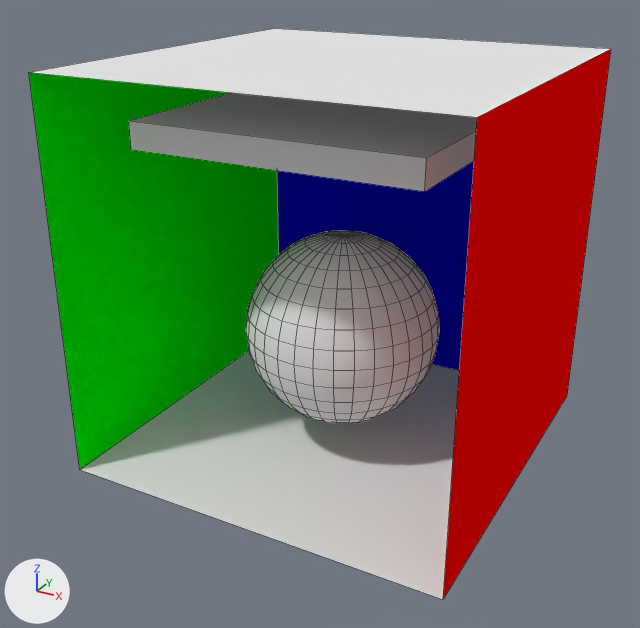
The Blender file res/sphere_box.blend: old version first, new version second.
Both versions are drawn from a 50 mm lens placed at (1.091, -2.121, 0.928), pointed at (0.023, -0.178, -0.044). Lighting does not change. The marker at lower left points along +X, +Y and +Z. Mesh edges are drawn as thin lines.

The older version as bpy lines, for what is in view:
```python
me_cube_001 = bpy.data.meshes.new('Cube.001')
me_cube_001.from_pydata(...)  # a box spanning x -1.0..1.0, y -1.0..1.0, z -1.0..1.0
me_cube_001.materials.append(mat_light)  # white #e7e7e7
me_cube_003 = bpy.data.meshes.new('Cube.003')
me_cube_003.from_pydata([(-1.0, -1.0, -1.0), (-1.0, -1.0, 1.0), (-1.0, 1.0, -1.0), (-1.0, 1.0, 1.0), (1.0, -1.0, -1.0), (1.0, -1.0, 1.0), (1.0, 1.0, -1.0), (1.0, 1.0, 1.0)], [], [(0, 2, 3, 1), (2, 6, 7, 3), (6, 4, 5, 7), (2, 0, 4, 6), (7, 5, 1, 3)])
for i in [1]: me_cube_003.polygons[i].material_index = 1
for i in [0]: me_cube_003.polygons[i].material_index = 2
for i in [2]: me_cube_003.polygons[i].material_index = 3
me_cube_003.materials.append(mat_white)  # white #e7e7e7
me_cube_003.materials.append(mat_blue)  # blue #0000ff
me_cube_003.materials.append(mat_green)  # green #00ff00
me_cube_003.materials.append(mat_red)  # red #ff0000
me_sphere = bpy.data.meshes.new('Sphere')
me_sphere.from_pydata(...)  # a UV sphere (32 segments, 16 rings, poles along z) spanning x -1.0..1.0, y -1.0..1.0, z -1.0..1.0
me_sphere.polygons.foreach_set('use_smooth', [True] * 512)
me_sphere.materials.append(mat_white_001)  # white #e7e7e7
ob_cube = bpy.data.objects.new('Cube', me_cube_003)
ob_cube.location = (0.0, 0.0, 0.048)
ob_cube.scale = (0.558, 0.558, 0.558)
ob_cube_001 = bpy.data.objects.new('Cube.001', me_cube_001)
ob_cube_001.location = (0.0, 0.0, 0.442)
ob_cube_001.scale = (0.4, 0.4, 0.0364)
ob_sphere = bpy.data.objects.new('Sphere', me_sphere)
ob_sphere.location = (0.0, 0.0, -0.159)
ob_sphere.scale = (0.284, 0.284, 0.284)
```
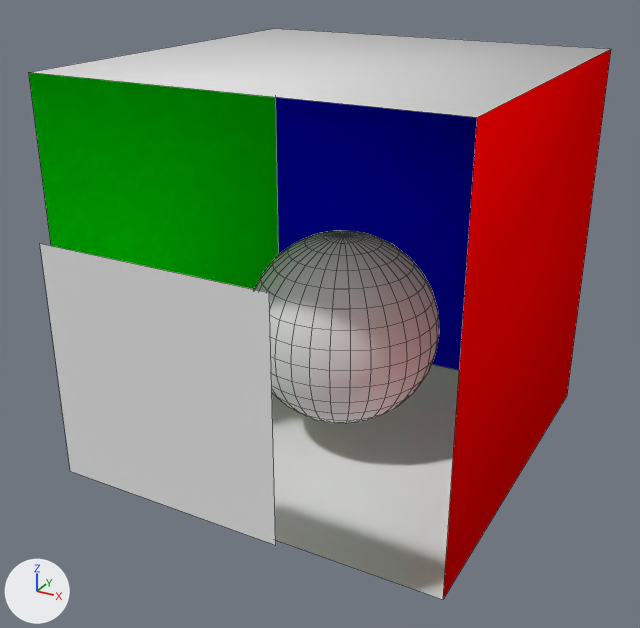
Edits to the bpy script that builds the scene:
```text
Change me_cube_003:
    where me_cube_003.from_pydata(...)  # 8 vertices, 5 faces; spans x -1.0..1.0, y -1.0..1.0, z -1.0..1.0
    used by ob_cube; location = (0.0, 0.0, 0.048); scale = (0.558, 0.558, 0.558)
    me_cube_003 part 1: all faces are now shaded smooth (5 of 5 changed)
Add me_cube_000:
    me_cube_000.from_pydata([(-1.0, -1.0, -1.0), (-1.0, 1.0, -1.0), (1.0, -1.0, -1.0), (1.0, 1.0, -1.0)], [], [(1, 3, 2, 0)])
    me_cube_000.materials.append(mat_light)  # white #e7e7e7
Remove ob_cube_001:
    ob_cube_001 = bpy.data.objects.new('Cube.001', me_cube_001)
    ob_cube_001.location = (0.0, 0.0, 0.442)
    ob_cube_001.scale = (0.4, 0.4, 0.0364)
Add ob_cube_002:
    ob_cube_002 = bpy.data.objects.new('Cube.002', me_cube_000)
    ob_cube_002.location = (0.0, -0.873, 0.026)
    ob_cube_002.rotation_euler = (1.571, 0.0, 0.0)  # degrees (90, 0, 0)
    ob_cube_002.scale = (0.285, 0.285, 0.0259)
```

Boxes [x1, y1, x2, y2] around the edits, measured in the pictures (640 x 628 px):
'Cube.002', added
    after: [40, 244, 276, 545]
'Cube.001', deleted
    before: [129, 93, 477, 191]
part 1 of me_cube_003, shading changed
    both: [29, 28, 611, 599]
